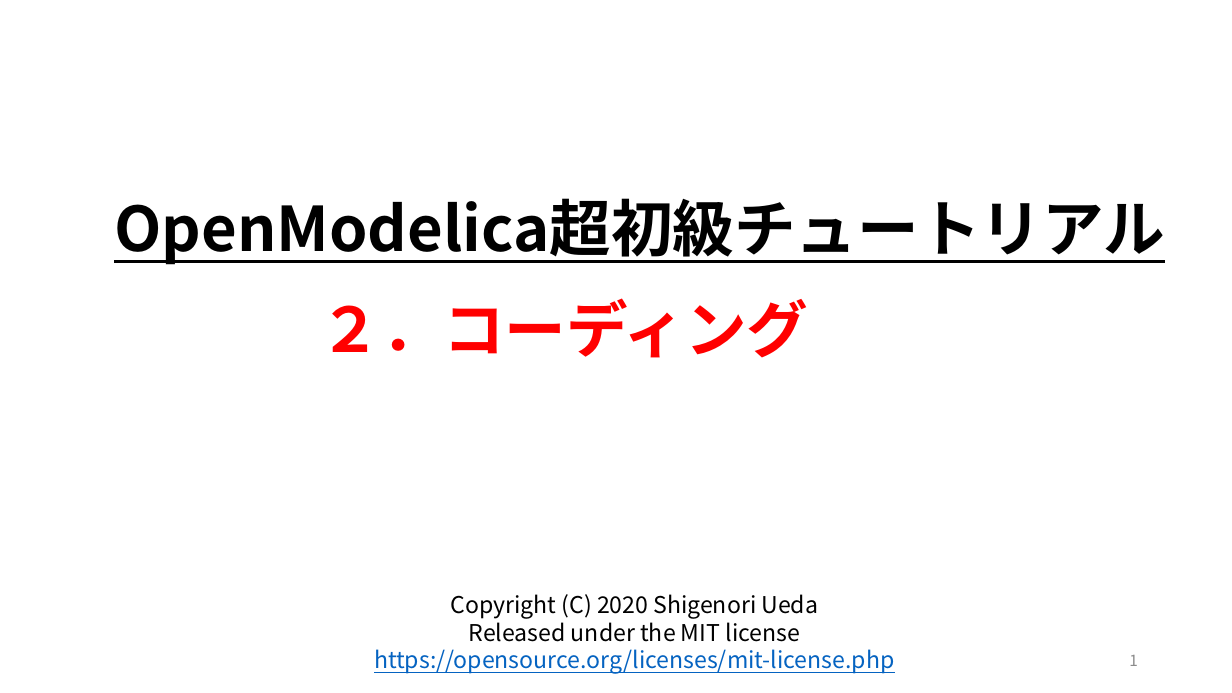
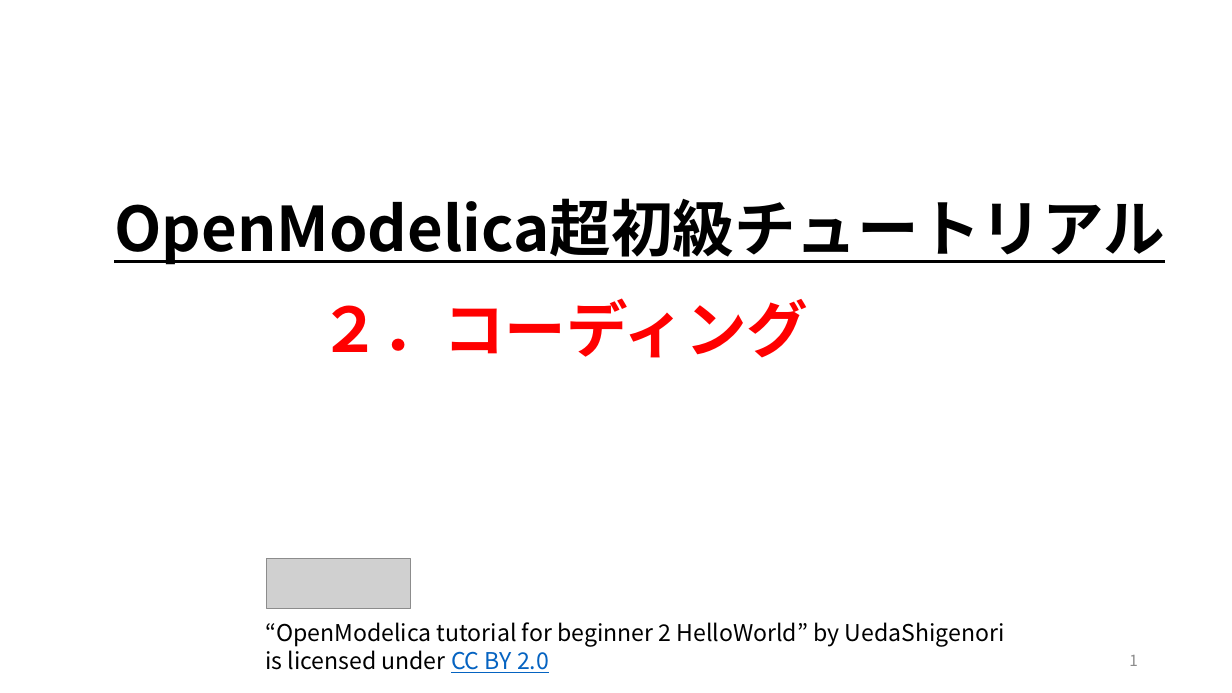
Before and after one commit to UedaShigenori/OpenModelica_Tutorials_Ja, a slide deck: slide 1 of 2_HelloWorld/OpenModelica_Tutorials_2.pptx. Drawn at 1232x693 pixels with LibreOffice and Linux fonts; fonts in the diff are those of the drawing; grey boxes stand for pictures. Boxes give left, top, right and bottom in pixels: in the first picture for what was removed or moved away, otherwise in the second. Text is boxed around its words. In the diff, an @@ line names an element or a change of style, - is before the commit and + after.

```diff
--- a/2_HelloWorld/OpenModelica_Tutorials_2.pptx
+++ b/2_HelloWorld/OpenModelica_Tutorials_2.pptx
@@ picture added at (267,559,410,609) @@
@@ text removed at (374,594,894,674) @@
-Copyright (C) 2020 Shigenori Ueda
-Released under the MIT license
-https://opensource.org/licenses/mit-license.php
@@ text added at (265,622,1005,673), 18 pt, text #000000 @@
+“OpenModelica tutorial for beginner 2 HelloWorld” by UedaShigenori is licensed under CC BY 2.0
```
Also in this commit, not shown: 18 other files.
